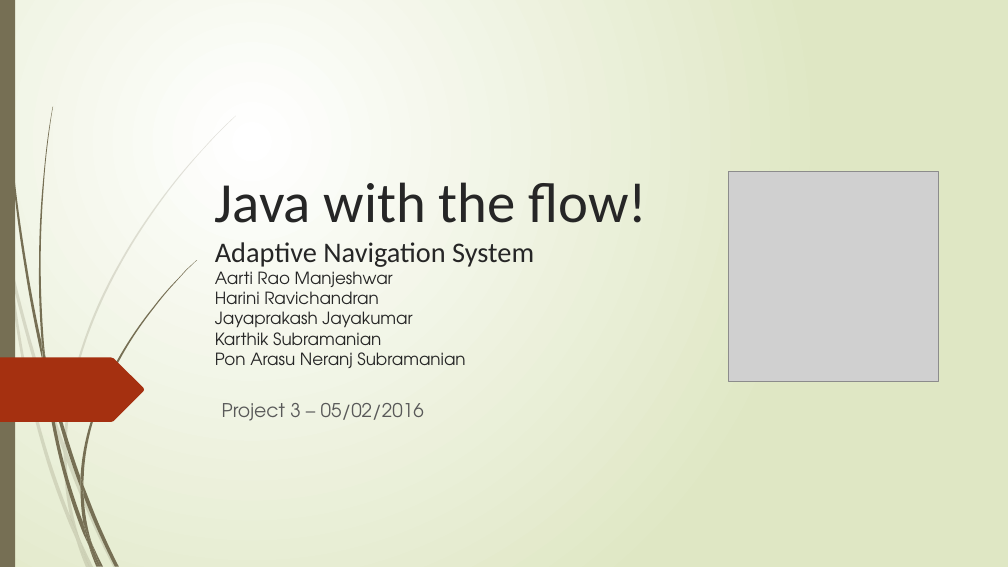
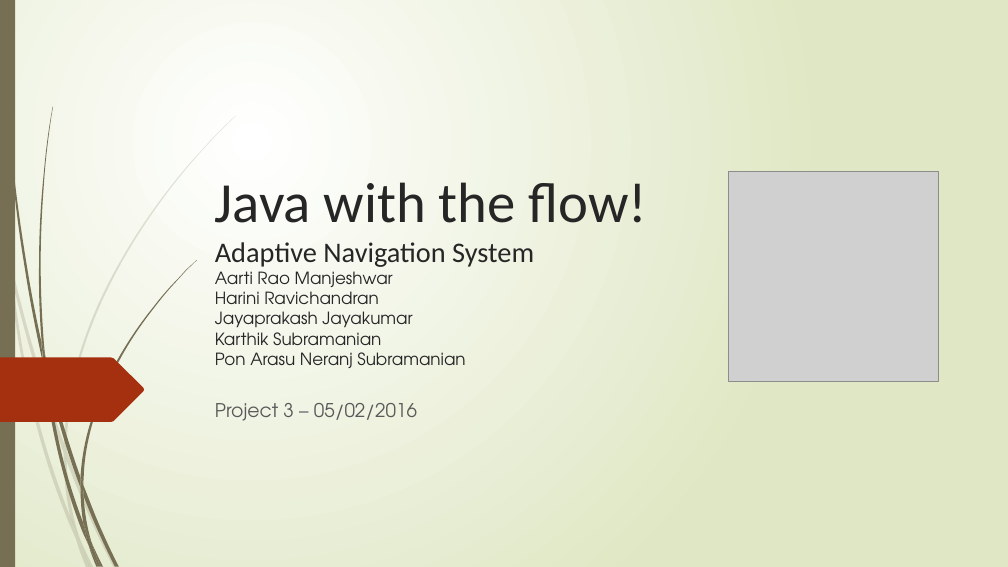
Before and after one commit to aartirao/JavaWithTheFlow, a slide deck: slide 1 of index/ppt/JavaWithTheFlow.pptx. Drawn at 1008x567 pixels with LibreOffice and Linux fonts; fonts in the diff are those of the drawing; grey boxes stand for pictures. Boxes give left, top, right and bottom in pixels: in the first picture for what was removed or moved away, otherwise in the second. Text is boxed around its words. In the diff, an @@ line names an element or a change of style, - is before the commit and + after.

```diff
--- a/index/ppt/JavaWithTheFlow.pptx
+++ b/index/ppt/JavaWithTheFlow.pptx
@@ subtitle "Project 3 – 05/02/2016" moved from (x1=222, y1=403, x2=424, y2=421) to (x1=215, y1=403, x2=417, y2=421) @@
```
Also in this commit, not shown: 1 other slide changed, 1 slide added, 3 slides removed, 1 other file.
